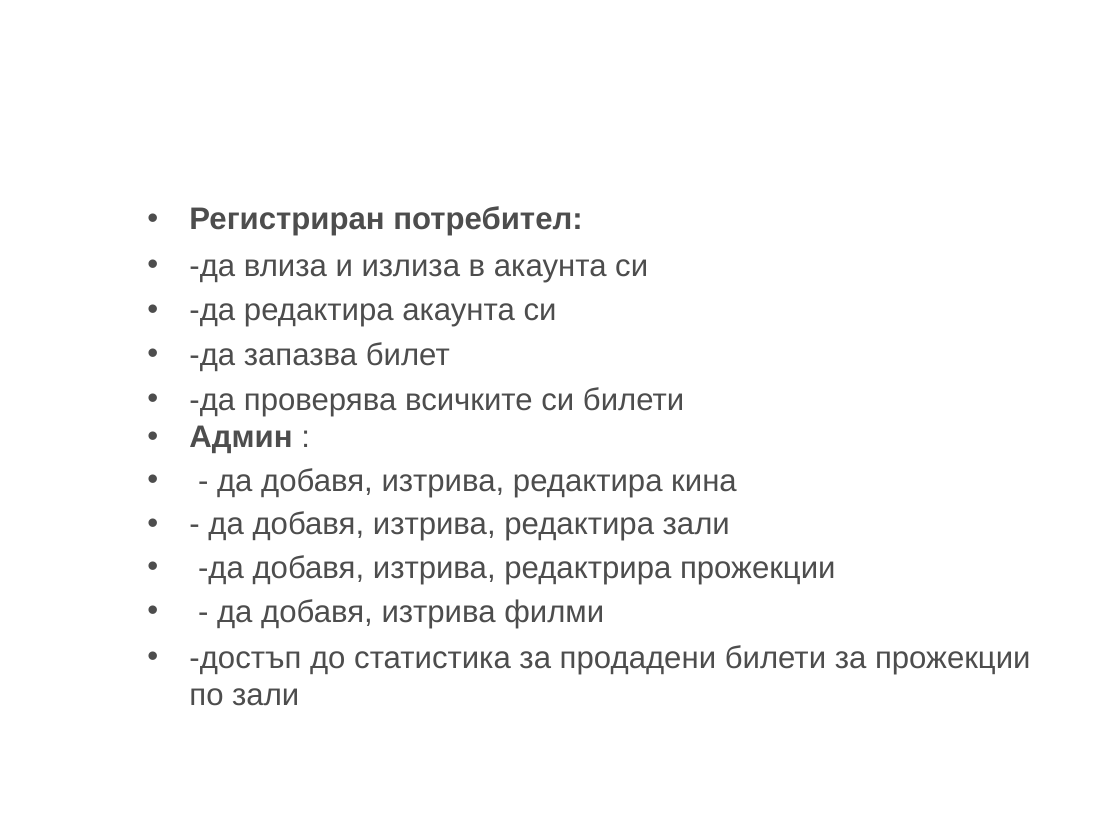
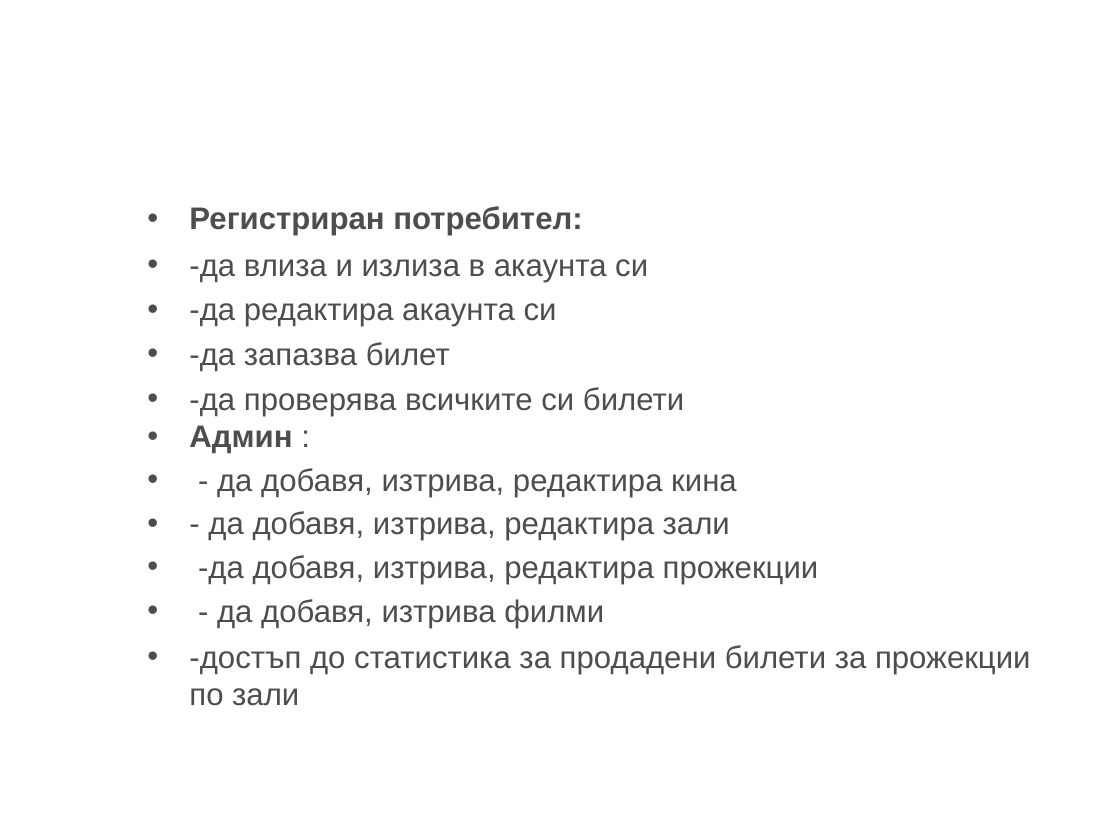
Before and after one commit to hristomomirov/kinoarena, a slide deck: slide 4 of Presentation.pptx. Drawn at 1120x840 pixels with LibreOffice and Linux fonts; fonts in the diff are those of the drawing; background and template pictures are left out. Boxes give left, top, right and bottom in pixels: in the first picture for what was removed or moved away, otherwise in the second. Text is boxed around its words. In the diff, an @@ line names an element or a change of style, - is before the commit and + after.

```diff
--- a/Presentation.pptx
+++ b/Presentation.pptx
@@ text at (198, 555, 819, 584): text changed @@
-• -да добавя, изтрива, редактрира прожекции
+• -да добавя, изтрива, редактира прожекции
```
Also in this commit, not shown: 2 other slides changed, 3 other files.
